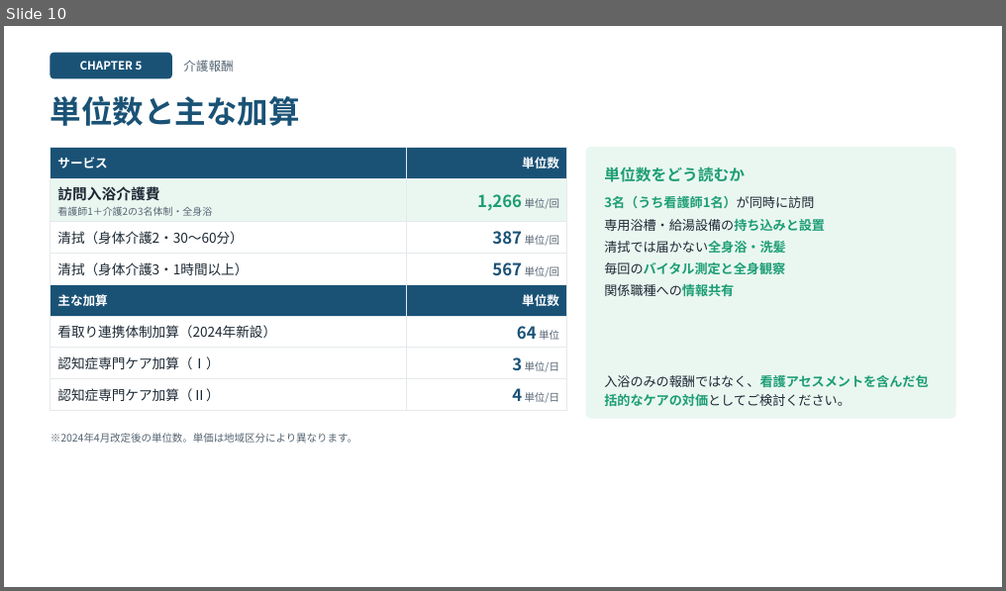
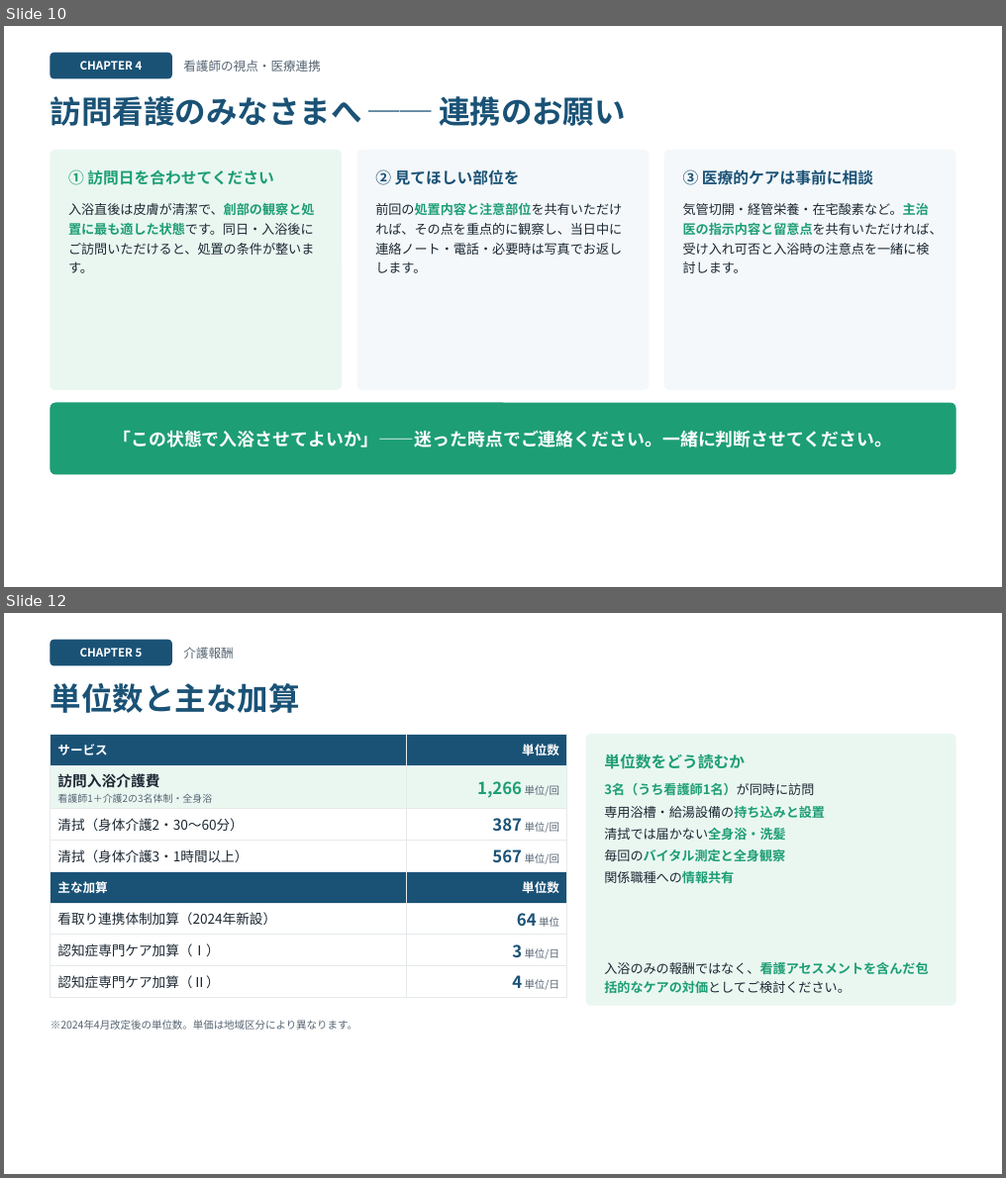
Before and after one commit to 1w0wakmsw0w-ctrl/houmonnyuyoku, a slide deck: houmon-nyuyoku-slides.pptx. Shown one above the other, each under a label of ours: slide 10 before the commit, slides 10 and 12 after it; the slides between them are not shown. The pictures are 1006x591 and 1006x1178 pixels, drawn with LibreOffice and Linux fonts; fonts in the diff are those of the drawing. Boxes give left, top, right and bottom in pixels: in the first picture for what was removed or moved away, otherwise in the second. Text is boxed around its words. In the diff, an @@ line names an element or a change of style, - is before the commit and + after.

```diff
--- a/houmon-nyuyoku-slides.pptx
+++ b/houmon-nyuyoku-slides.pptx
@@ slide 10 added at [4,26,1002,587], background #FFFFFF @@
@@ rounded rectangle added at [51,53,171,78], fill #1A5276, outline #1A5276 1 pt @@
@@ text added at [80,61,143,70], 11 pt, text #FFFFFF, bold @@
+CHAPTER 4
@@ text added at [183,60,320,72], 12 pt, text #566573 @@
+看護師の視点・医療連携
@@ text added at [51,96,626,126], 30 pt, text #1A5276, bold @@
+訪問看護のみなさまへ ── 連携のお願い
@@ rounded rectangle added at [51,151,341,390], fill #EAF7F1, outline #EAF7F1 1 pt @@
@@ text added at [68,170,273,185], 15 pt, text #1D9E75, bold @@
+① 訪問日を合わせてください
@@ rounded rectangle added at [357,151,648,390], fill #F4F8FA, outline #F4F8FA 1 pt @@
@@ text added at [375,170,520,185], 15 pt, text #1A5276, bold @@
+② 見てほしい部位を
@@ rounded rectangle added at [665,151,955,390], fill #F4F8FA, outline #F4F8FA 1 pt @@
@@ text added at [683,170,873,185], 15 pt, text #1A5276, bold @@
+③ 医療的ケアは事前に相談
@@ text added at [68,203,314,274], 12.5 pt, text #1C2833 @@
+入浴直後は皮膚が清潔で、創部の観察と処置に最も適した状態です。同日・入浴後にご訪問いただけると、処置の条件が整います。
@@ text added at [375,202,622,274], 12.5 pt, text #1C2833 @@
+前回の処置内容と注意部位を共有いただければ、その点を重点的に観察し、当日中に連絡ノート・電話・必要時は写真でお返しします。
@@ text added at [683,203,943,274], 12.5 pt, text #1C2833 @@
+気管切開・経管栄養・在宅酸素など。主治医の指示内容と留意点を共有いただければ、受け入れ可否と入浴時の注意点を一緒に検討します。
@@ rounded rectangle added at [51,403,955,474], fill #1D9E75, outline #1D9E75 1 pt @@
@@ text added at [114,430,893,448], 17 pt, text #FFFFFF, bold @@
+「この状態で入浴させてよいか」——迷った時点でご連絡ください。一緒に判断させてください。
@@ what was slide 10 is now slide 12 @@
```
Also in this commit, not shown: 5 slides changed, 1 other slide added, 3 other files.
